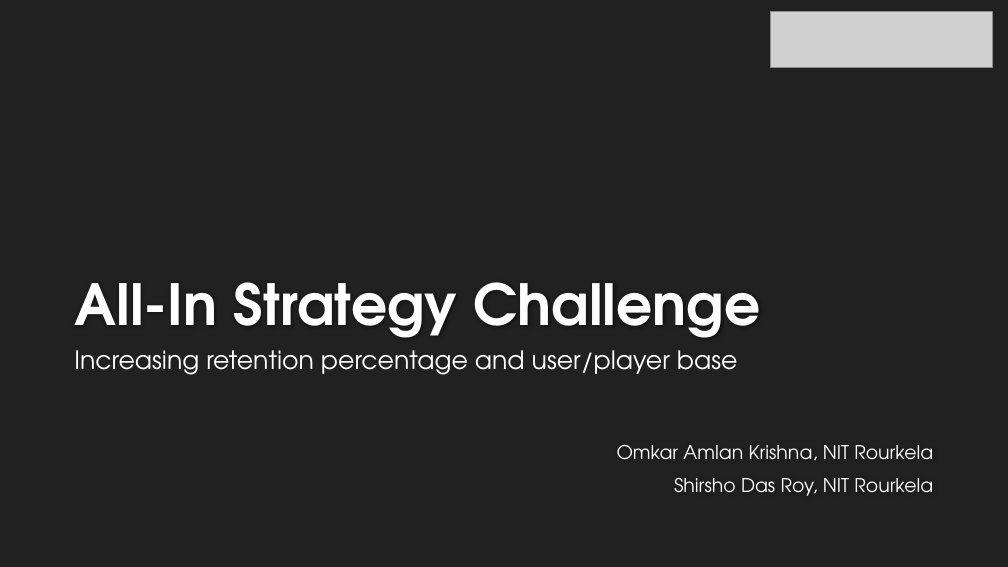
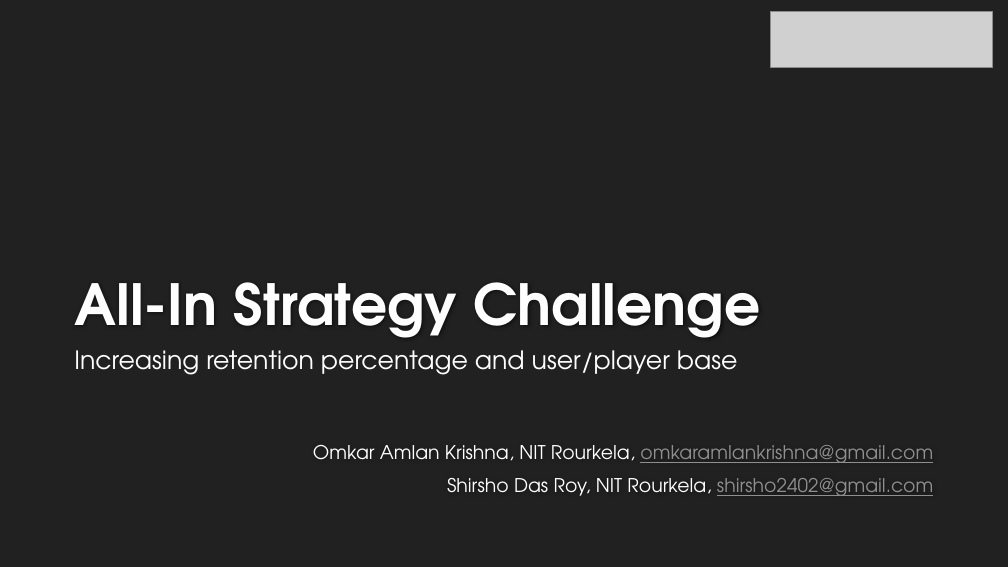
Before and after one commit to OmkarAmlan/AIC, a slide deck: slide 1 of All-In Strategy Challenge.pptx. Drawn at 1008x567 pixels with LibreOffice and Linux fonts; fonts in the diff are those of the drawing; grey boxes stand for pictures; background and template pictures are left out. Boxes give left, top, right and bottom in pixels: in the first picture for what was removed or moved away, otherwise in the second. Text is boxed around its words. In the diff, an @@ line names an element or a change of style, - is before the commit and + after.

```diff
--- a/All-In Strategy Challenge.pptx
+++ b/All-In Strategy Challenge.pptx
@@ subtitle at bbox=[313, 445, 933, 496]: text changed @@
-Omkar Amlan Krishna, NIT Rourkela
-Shirsho Das Roy, NIT Rourkela
+Omkar Amlan Krishna, NIT Rourkela, omkaramlankrishna@gmail.com
+Shirsho Das Roy, NIT Rourkela, shirsho2402@gmail.com
```
Also in this commit, not shown: 9 slides added, 2 other files.
